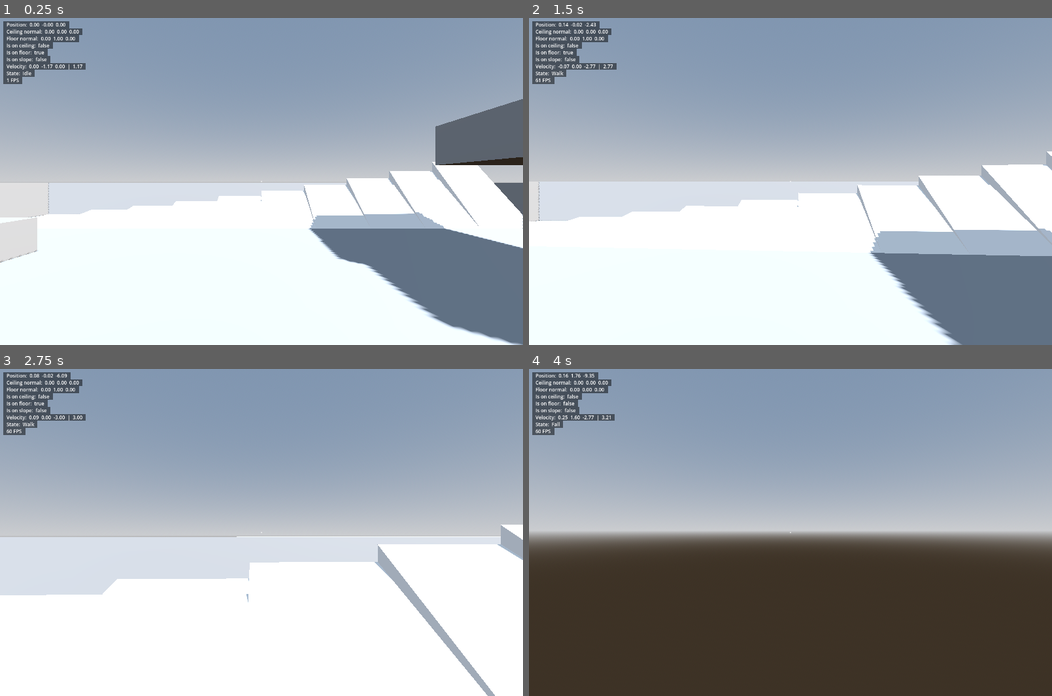
Above: before the commit, frames 1-4 (two rows, left to right).
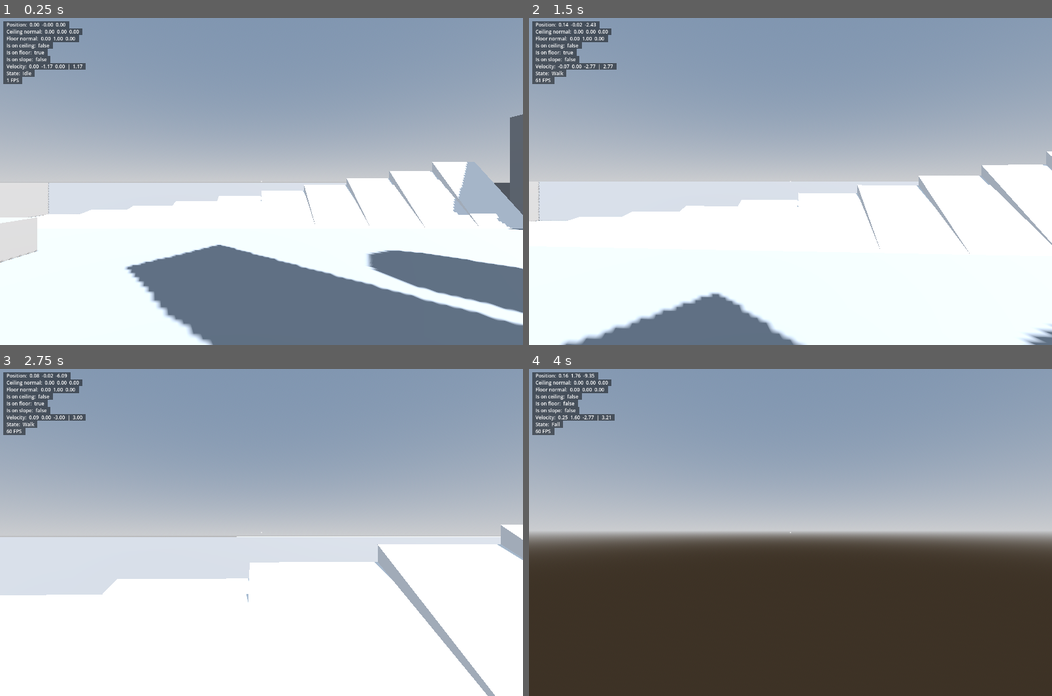
Above: after the commit, the same moments.

Repository: snddude/godot-rigidbody_3d_player
Game: Godot game, scene res://testing/resources/scenes/world.tscn
Two runs of this game, one before a commit and one after it. Both use one fixed random seed, a clock stepped at 60 frames per second and the inputs below.
Inputs (mouse positions are in pixels of both pictures, inside the frame that each line leads up to):
- Up to frame 1 (0.25 s): no input
- Up to frame 2 (1.5 s): tap Enter at 0.5 s; move the mouse to (816, 181) at 0.52 s; hold W (forward) from 0.53 s (still down); tap Space (jump) at 0.77 s; move the mouse to (764, 181) at 1.27 s
- Up to frame 3 (2.75 s): keep holding W (forward); tap Space (jump) at 1.52 s; move the mouse to (271, 525) at 2.02 s
- Up to frame 4 (4 s): keep holding W (forward); move the mouse to (785, 539) at 2.77 s; tap Space (jump) at 3.02, 3.77 s; move the mouse to (827, 535) at 3.52 s

The runs differ from the first frame. In frame 1, 22% of the frame differs, in the area x 23-100%, y 24-100%; in frame 2, 14%; in frame 3, less than 0.1%; in frame 4, nothing differs.

Commit message:
Changed testing environment

Diff:
--- a/testing/resources/scenes/world.tscn
+++ b/testing/resources/scenes/world.tscn
@@ -205,54 +205,45 @@
 use_collision = true
 
 [node name="CSGBox3D" type="CSGBox3D" parent="Geometry/CSGCombiner3D"]
-transform = Transform3D(1, 0, 0, 0, 1, 0, 0, 0, 1, 0, -0.25, 0)
-size = Vector3(20, 0.5, 20)
+transform = Transform3D(1, 0, 0, 0, 1, 0, 0, 0, 1, 3, -0.25, 0)
+size = Vector3(26, 0.5, 20)
 
 [node name="CSGBox3D7" type="CSGBox3D" parent="Geometry/CSGCombiner3D"]
-transform = Transform3D(1, 0, 0, 0, 1, 0, 0, 0, 1, 0, 0.5, 10.125)
-size = Vector3(20, 2, 0.25)
+transform = Transform3D(1, 0, 0, 0, 1, 0, 0, 0, 1, 3, 0.5, 10.125)
+size = Vector3(26, 2, 0.25)
 
 [node name="CSGBox3D12" type="CSGBox3D" parent="Geometry/CSGCombiner3D"]
-transform = Transform3D(1, 0, 0, 0, 1, 0, 0, 0, 1, 0, 0.5, -10.125)
-size = Vector3(20, 2, 0.25)
+transform = Transform3D(1, 0, 0, 0, 1, 0, 0, 0, 1, 3, 0.5, -10.125)
+size = Vector3(26, 2, 0.25)
 
 [node name="CSGBox3D8" type="CSGBox3D" parent="Geometry/CSGCombiner3D"]
-transform = Transform3D(2.98023e-08, 0, 1, 0, 1, 0, -1, 0, 2.98023e-08, 10.125, 0.5, 0)
+transform = Transform3D(2.98023e-08, 0, 1, 0, 1, 0, -1, 0, 2.98023e-08, 16.125, 0.5, 0)
 size = Vector3(20.5, 2, 0.25)
 
 [node name="CSGBox3D9" type="CSGBox3D" parent="Geometry/CSGCombiner3D"]
 transform = Transform3D(2.98023e-08, 0, 1, 0, 1, 0, -1, 0, 2.98023e-08, -10.125, 0.5, 0)
 size = Vector3(20.5, 2, 0.25)
 
-[node name="CSGBox3D2" type="CSGBox3D" parent="Geometry/CSGCombiner3D"]
-transform = Transform3D(1, 0, 0, 0, 1, 0, 0, 0, 1, 6.25, 2.47216, -3.75759)
-size = Vector3(3.5, 1, 3.5)
-
 [node name="CSGBox3D15" type="CSGBox3D" parent="Geometry/CSGCombiner3D"]
-transform = Transform3D(1, 0, 0, 0, 1, 0, 0, 0, 1, 5, 4.5, 3.5)
-size = Vector3(4, 1, 3)
+transform = Transform3D(-4.37114e-08, 0, 1, 0, 1, 0, -1, 0, -4.37114e-08, 12, 4.125, -6.5)
+size = Vector3(4, 0.25, 3)
 
 [node name="CSGPolygon3D" type="CSGPolygon3D" parent="Geometry/CSGCombiner3D"]
-transform = Transform3D(1, 0, 0, 0, 1, 0, 0, 0, 1, 4.75, 0, 1.5)
+transform = Transform3D(-4.37114e-08, 0, 1, 0, 1, 0, -1, 0, -4.37114e-08, 13.5, 0, -6.25)
 polygon = PackedVector2Array(-1.75, 0, -1.75, 0, 2.25, 2, 2.25, 0)
 depth = 3.0
 
 [node name="CSGBox3D3" type="CSGBox3D" parent="Geometry/CSGCombiner3D"]
-transform = Transform3D(1, 0, 0, 0, 1, 0, 0, 0, 1, 7.5, 2.5, 0)
-size = Vector3(1, 5, 3)
-
-[node name="CSGPolygon3D2" type="CSGPolygon3D" parent="Geometry/CSGCombiner3D"]
-transform = Transform3D(1, 0, 0, 0, 1, 0, 0, 0, 1, 4.75, 0, 5)
-polygon = PackedVector2Array(-1.75, 0, -1.75, 0, 2.25, 2, 2.25, 0)
-depth = 3.0
-
-[node name="CSGBox3D14" type="CSGBox3D" parent="Geometry/CSGCombiner3D"]
-transform = Transform3D(1, 0, 0, 0, 1, 0, 0, 0, 1, 7.5, 2.5, 3.5)
-size = Vector3(1, 5, 3)
-
-[node name="CSGBox3D16" type="CSGBox3D" parent="Geometry/CSGCombiner3D"]
-transform = Transform3D(1, 0, 0, 0, 1, 0, 0, 0, 1, 5.5, 2.5, 5.125)
-size = Vector3(5, 5, 0.25)
+transform = Transform3D(-4.37114e-08, 0, 1, 0, 1, 0, -1, 0, -4.37114e-08, 12, 2.125, -8.75)
+size = Vector3(0.5, 4.25, 3)
+
+[node name="CSGBox3D20" type="CSGBox3D" parent="Geometry/CSGCombiner3D"]
+transform = Transform3D(-4.37114e-08, 0, 1, 0, 1, 0, -1, 0, -4.37114e-08, 12.75, 2.125, -4.25)
+size = Vector3(0.5, 4.25, 1.5)
+
+[node name="CSGBox3D17" type="CSGBox3D" parent="Geometry/CSGCombiner3D"]
+transform = Transform3D(-4.37114e-08, 0, 1, 0, 1, 0, -1, 0, -4.37114e-08, 13.625, 2.125, -6.5)
+size = Vector3(5, 4.25, 0.25)
 
 [node name="CSGBox3D4" type="CSGBox3D" parent="Geometry/CSGCombiner3D"]
 transform = Transform3D(1, 0, 0, 0, 1, 0, 0, 0, 1, -6.5, 0.375, -3.25)
@@ -271,12 +262,33 @@
 size = Vector3(3, 0.75, 3)
 
 [node name="CSGBox3D11" type="CSGBox3D" parent="Geometry/CSGCombiner3D"]
-transform = Transform3D(0.707107, 0, 0.707107, 0, 1, 0, -0.707107, 0, 0.707107, 0, 2.5, 3.5)
+transform = Transform3D(0.707107, 0, 0.707107, 0, 1, 0, -0.707107, 0, 0.707107, 4, 2.5, 0)
 size = Vector3(2, 5, 2)
+
+[node name="CSGBox3D13" type="CSGBox3D" parent="Geometry/CSGCombiner3D"]
+transform = Transform3D(1, 0, 0, 0, 1, 0, 0, 0, 1, 9.25, 2.375, 6.25)
+size = Vector3(10, 0.25, 2)
+
+[node name="CSGCylinder3D" type="CSGCylinder3D" parent="Geometry/CSGCombiner3D"]
+transform = Transform3D(1, 0, 0, 0, 1, 0, 0, 0, 1, 8, 2.5, 0)
+radius = 1.0
+height = 5.0
+
+[node name="CSGCylinder3D2" type="CSGCylinder3D" parent="Geometry/CSGCombiner3D"]
+transform = Transform3D(1, 0, 0, 0, 1, 0, 0, 0, 1, 12, 2.5, 0)
+radius = 1.0
+height = 5.0
+sides = 24
 
 [node name="angle_tester" parent="Geometry" instance=ExtResource("2_uo2k5")]
 transform = Transform3D(1.8, 0, 0, 0, 2, 0, 0, 0, 2, 0, 0, -8)
 
+[node name="ceiling_tester_right" parent="Geometry" instance=ExtResource("2_uo2k5")]
+transform = Transform3D(1, 0, 0, 0, -1, 8.74228e-08, 0, -8.74228e-08, -1, 9.25, 2.25, 6.75)
+
+[node name="ceiling_tester_left" parent="Geometry" instance=ExtResource("2_uo2k5")]
+transform = Transform3D(1, 0, 0, 0, -1, -1.50996e-07, 0, -1.50996e-07, 1, 9.25, 2.25, 5.75)
+
 [node name="Props" type="Node" parent="."]
 
 [node name="Box01" type="RigidBody3D" parent="Props"]
